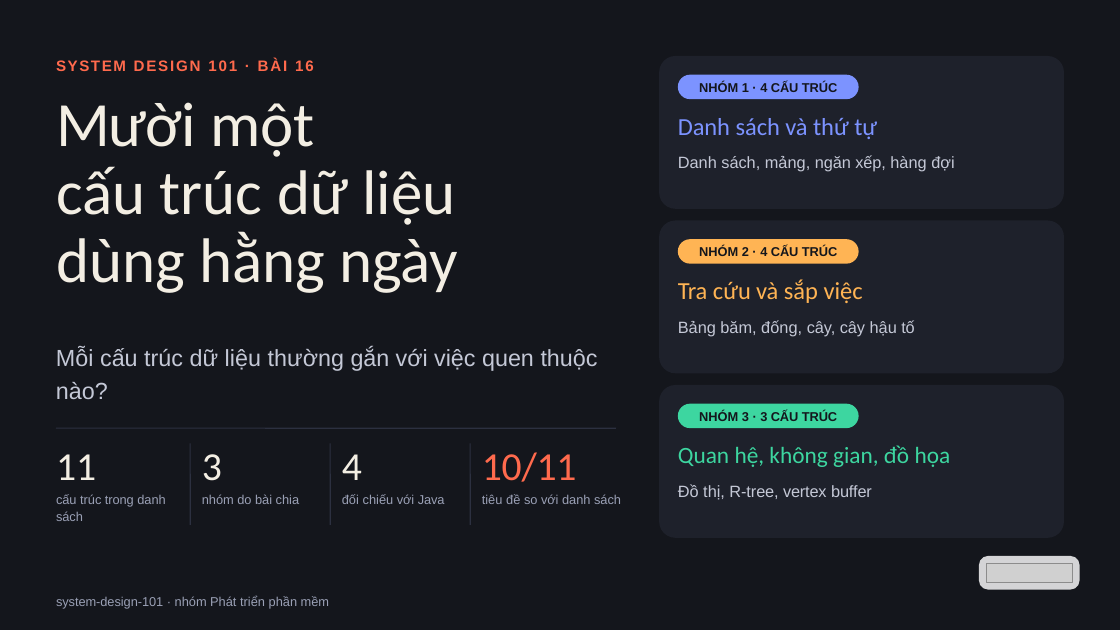
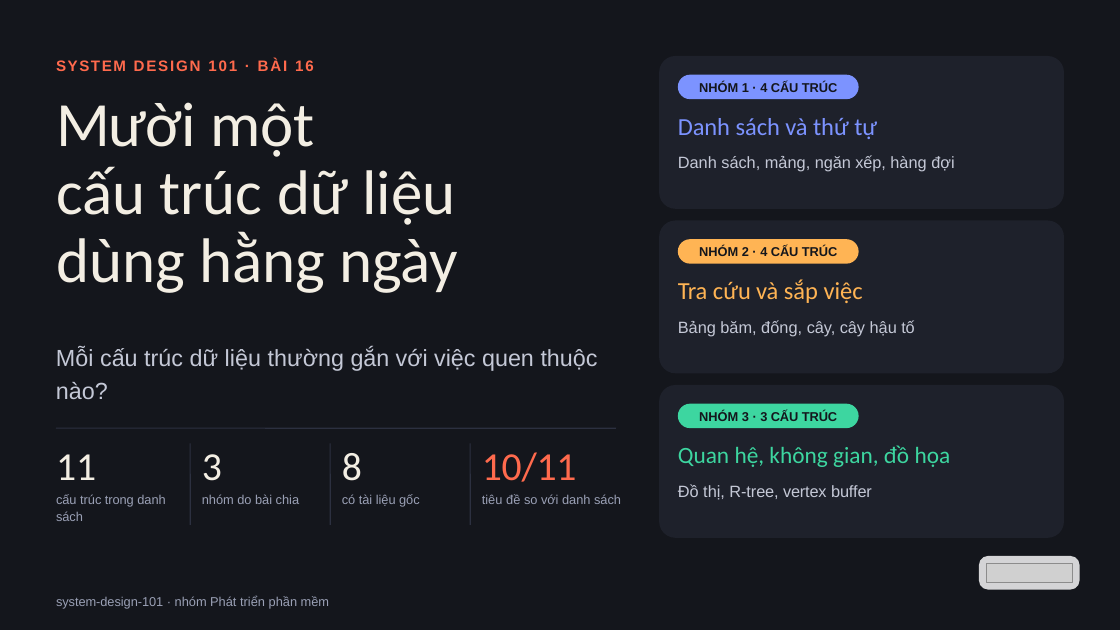
Before and after one commit to vohoailinh90/tool-marketing-studio, a slide deck: slide 1 of system-design-101/vi/lessons/sd-10-016/slides/sd-10-016.pptx. Drawn at 1120x630 pixels with LibreOffice and Linux fonts; fonts in the diff are those of the drawing; grey boxes stand for pictures. Boxes give left, top, right and bottom in pixels: in the first picture for what was removed or moved away, otherwise in the second. Text is boxed around its words. In the diff, an @@ line names an element or a change of style, - is before the commit and + after.

```diff
--- a/system-design-101/vi/lessons/sd-10-016/slides/sd-10-016.pptx
+++ b/system-design-101/vi/lessons/sd-10-016/slides/sd-10-016.pptx
@@ text at (342,453,362,481): text changed @@
-4
+8
@@ text at (342,494,420,507): text changed @@
-đối chiếu với Java
+có tài liệu gốc
```
Also in this commit, not shown: 2 other slides changed, 4 other files.
